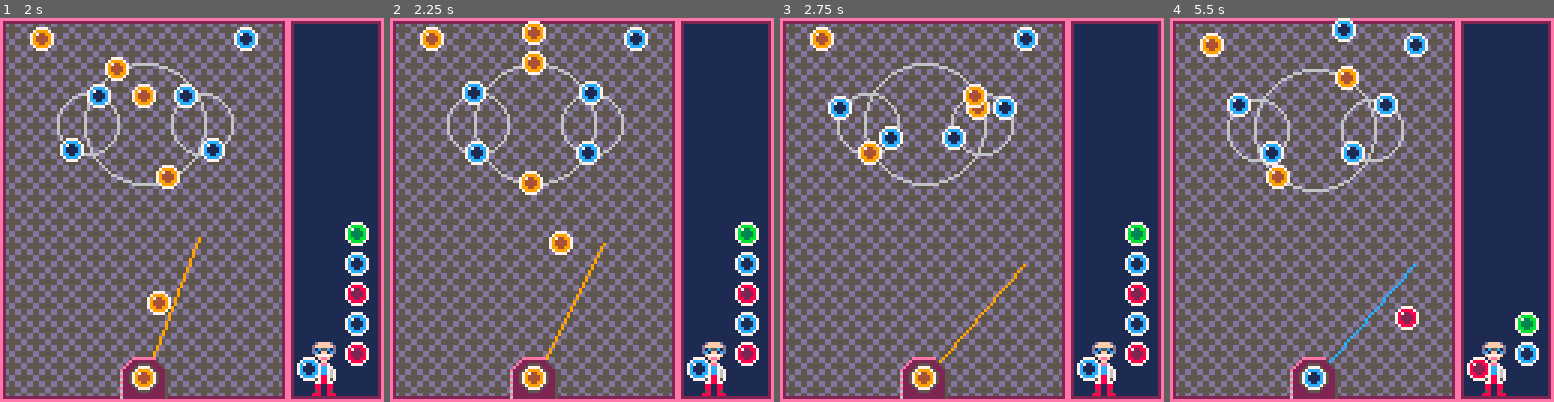
Above: before the commit, frames 1-4 (left to right).
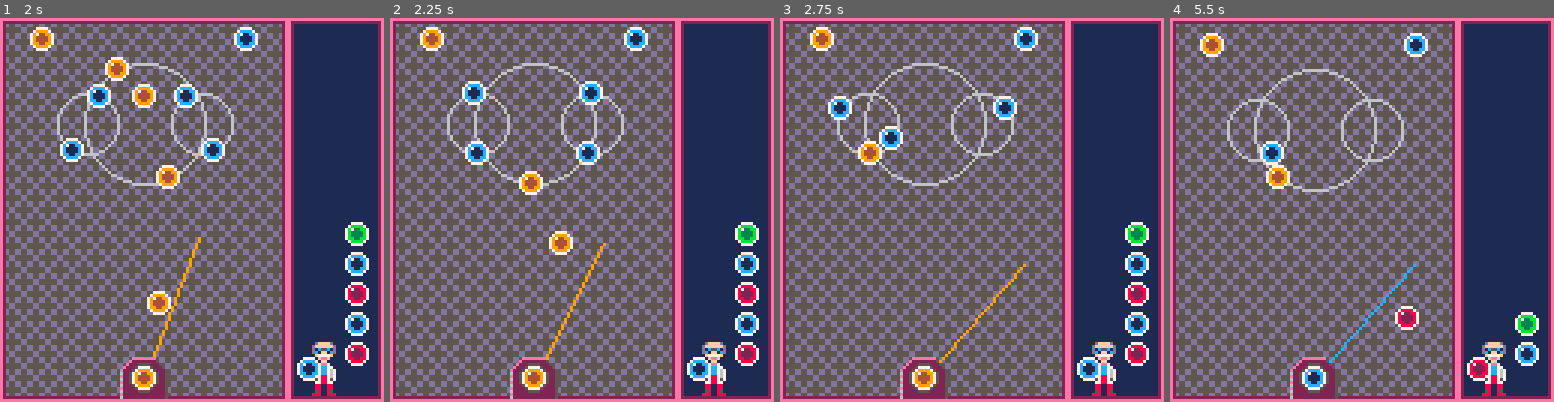
Above: after the commit, the same moments.

Repository: adamwoolridge/pico8
Game: PICO-8 cartridge bonbonshoot.p8
The game is run twice, just before and just after one commit, with the same random seed, the same clock (stepped at 60 frames per second) and the same inputs.
Inputs:
- Up to frame 1 (2 s): tap X (X key) at 0.33, 1.07, 1.85 s; tap O (Z key) at 0.7, 1.7 s; hold Right from 1.6 s (still down)
- Up to frame 2 (2.25 s): release Right at 2.1 s; tap O (Z key) at 2.1 s
- Up to frame 3 (2.75 s): hold Right from 2.47 s (still down); tap O (Z key) at 2.5 s
- Up to frame 4 (5.5 s): tap O (Z key) every 0.4 s from 2.9 to 5.3 s; tap X (X key) at 2.97, 4.08, 5.2 s; release Right at 3.03 s; hold Left 3.08-3.58 s; hold Right 4.02-4.68 s; hold Left from 5.08 s (still down)

Frame 1 is identical in both runs. In frame 2, 0.6% of the frame differs, in the area x 34-41%, y 0-15%; in frame 3, 0.8%; in frame 4, 1.6%, in the area x 14-60%, y 0-39%.

Commit message:
[Bonbon] Collision

Diff:
--- a/bonbonshoot.p8
+++ b/bonbonshoot.p8
@@ -77,6 +77,7 @@
 	ball.x = x
 	ball.y = y
 	ball.rotoffset = 0
+	ball.fired = false
 
 	if (c==0) then
 		ball.c = flr(rnd(4))+1
@@ -110,7 +111,7 @@
 	end
 
 	if (btn(5)) and reload <= 0 then
-		--currentball = next_ball()--makeball(launchx-4, launchy-4, 0)
+		currentball.fired = true
 		currentball.active = true
 		currentball.x = launchx-4
 		currentball.y = launchy-4
@@ -126,6 +127,33 @@
 	end
 
 	updateenemies();
+	updateballcol()
+end
+
+function updateballcol()
+		for x=1, count(balls) do
+			local b = balls[x]
+			if (b.fired and b.active) then
+				for y=1, count(balls) do
+					local b2 = balls[y]
+					if (b2.active) then
+						if (b!=b2) then
+									if (dist(b, b2) <= 4*2) then
+										del(balls, b)
+										del(balls, b2)
+										return
+									end
+--							if (b.x+4 >= b2.x and b.x+4 <=b2.x+8) then
+--									if (b.y+4 >= b2.y and b.y+4 <=b2.y+8) then
+--										del(balls,b2)
+--										return
+--									end
+--							end
+						end
+					end
+				end
+			end
+		end
 end
 
 function _draw()
@@ -293,6 +321,13 @@
 
 function drawenemy(e)
 	circ (e.x+4, e.y+4, e.radius, 6)
+end
+
+function dist(a,b)
+	x = (a.x+4) - (b.x+4)
+	y = (a.y+4)- (b.y+4)
+	multi = x*x+y*y
+	return sqrt(multi)
 end
 
 __gfx__
@@ -304,14 +339,14 @@
 0000000079944997788228877cc11cc77bb33bb70000000000000000e2225000000522250000000000000000e2d55dd55dd55dd55dd55d2e0000000000000000
 00000000079999700788887007cccc7007bbbb70000000000000000062250000000052250000000000000000e2d55dd55dd55dd55dd55d2e0000000000000000
 00000000007777000077770000777700007777000000000000000000e2250000000052250000000000000000e25dd555555dd555555dd52e0000000000000000
-000000000000000000000000e20000000000002e000000000000000062250000000052250000000000000000e25dd555555dd555555dd52e0000000000000000
-0dffffd00000000000000000e20000000000002e0000000000000000e2250000000052250000000000000000e2d55dd55dd55dd55dd55d2e0000000000000000
-dffffffd0000000000000000e20000000000002e000000000000000062225000000522250000000000000000e2d55dd55dd55dd55dd55d2e0000000000000000
-d1c55c1d0000000000000000e20000000000002e0000000000000000e2222500005222250000000000000000e255555dd555555dd555552e0000000000000000
-dc1ff1cd0000000000000000e20000000000002e000000000000000062222255552222250000000000000000e255555dd555555dd555552e0000000000000000
-0f7777f00000000000000000e20000000000002e0000000000000000e2222222222222250000000000000000e2d55dd55dd55dd55dd55d2e0000000000000000
-00feef000000000000000000e20000000000002e000000000000000062222222222222250000000000000000e2d55dd55dd55dd55dd55d2e0000000000000000
-000ff0000000000000000000e20000000000002e0000000000000000eeeeeeeeeeeeeeee0000000000000000e25dd555555dd555555dd52e0000000000000000
+000000000000000000000000e20000000000002e000000000000000062250000000052250000000000000000e25dd555555dd555555dd52e00000000555dd555
+0dffffd00000000000000000e20000000000002e0000000000000000e2250000000052250000000000000000e2d55dd55dd55dd55dd55d2e000000005dd55dd5
+dffffffd0000000000000000e20000000000002e000000000000000062225000000522250000000000000000e2d55dd55dd55dd55dd55d2e000000005dd55dd5
+d1c55c1d0000000000000000e20000000000002e0000000000000000e2222500005222250000000000000000e255555dd555555dd555552e00000000d555555d
+dc1ff1cd0000000000000000e20000000000002e000000000000000062222255552222250000000000000000e255555dd555555dd555552e00000000d555555d
+0f7777f00000000000000000e20000000000002e0000000000000000e2222222222222250000000000000000e2d55dd55dd55dd55dd55d2e000000005dd55dd5
+00feef000000000000000000e20000000000002e000000000000000062222222222222250000000000000000e2d55dd55dd55dd55dd55d2e000000005dd55dd5
+000ff0000000000000000000e20000000000002e0000000000000000eeeeeeeeeeeeeeee0000000000000000e25dd555555dd555555dd52e00000000555dd555
 007ee7000077770000000000eeeeeeeeeeeeeeee0000002ee200000000000000000000000000000000000000e25dd555555dd555555dd52e0000000000000000
 077cc7700700007000000000e2222222222222220000002ee200000000000000000000000000000000000000e2d55dd55dd55dd55dd55d2e0000000000000000
 767cc7677000000700000000e2000000000000000000002ee200000000000000000000000000000000000000e2d55dd55dd55dd55dd55d2e0000000000000000
